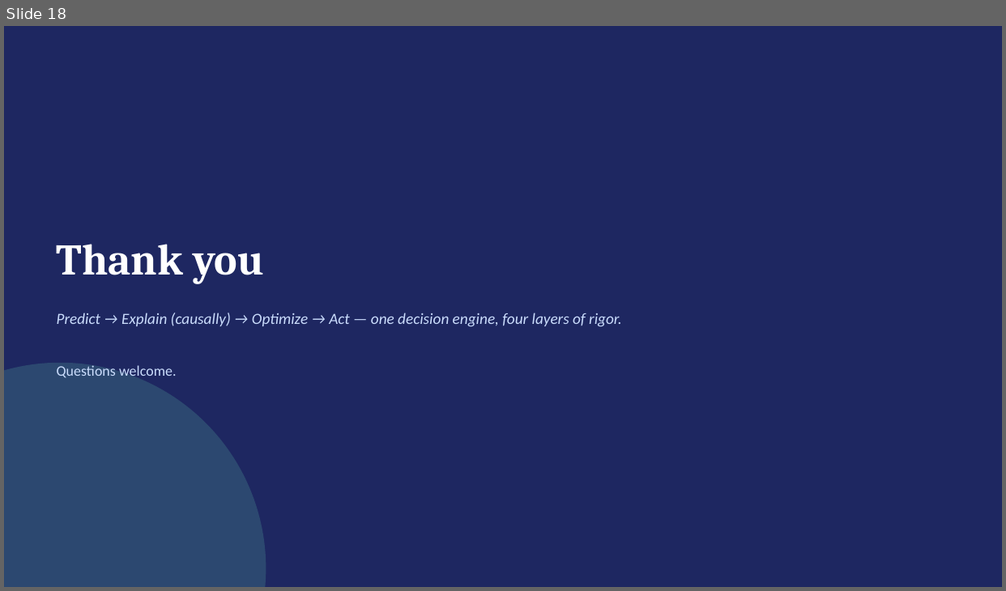
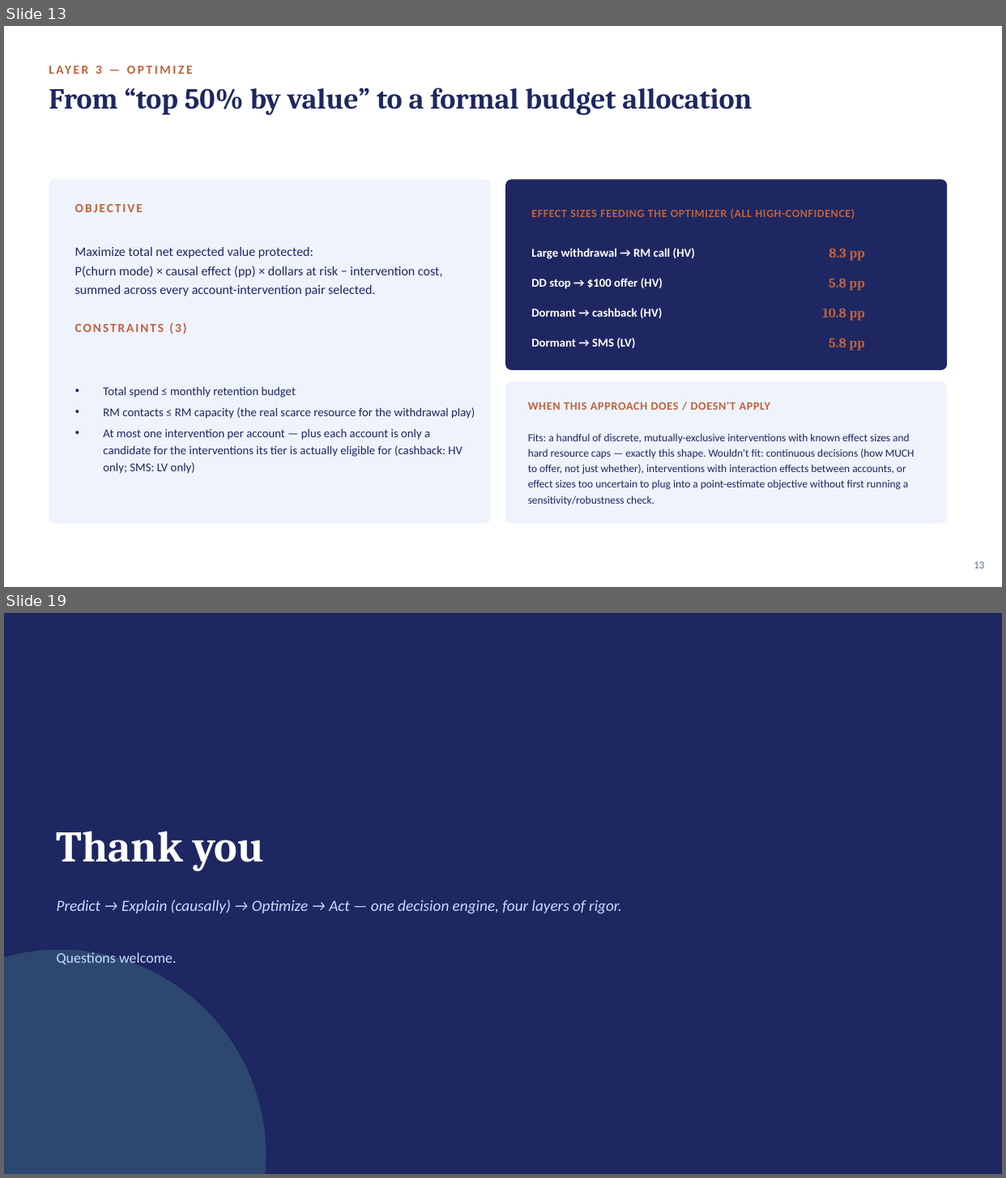
Before and after one commit to crystal1361/DDA-Retention, a slide deck: deck/vanguard_dda_deck.pptx. Shown one above the other, each under a label of ours: slide 18 before the commit, slides 13 and 19 after it; the slides between them are not shown. The pictures are 1006x591 and 1006x1178 pixels, drawn with LibreOffice and Linux fonts; fonts in the diff are those of the drawing. Boxes give left, top, right and bottom in pixels: in the first picture for what was removed or moved away, otherwise in the second. Text is boxed around its words. In the diff, an @@ line names an element or a change of style, - is before the commit and + after.

```diff
--- a/deck/vanguard_dda_deck.pptx
+++ b/deck/vanguard_dda_deck.pptx
@@ slide 13 added at <box>4,26,1002,587</box>, background #FFFFFF @@
@@ text added at <box>96,66,102,74</box>, 12 pt, text #C1613C, bold @@
+LAYER 3 — OPTIMIZE
@@ text added at <box>49,88,752,115</box>, 28 pt, text #1E2761, bold @@
+From “top 50% by value” to a formal budget allocation
@@ rounded rectangle added at <box>49,179,491,524</box>, fill #EEF3FC @@
@@ rounded rectangle added at <box>505,179,948,370</box>, fill #1E2761 @@
@@ text added at <box>75,204,143,212</box>, 12 pt, text #C1613C, bold @@
+OBJECTIVE
@@ text added at <box>531,209,855,219</box>, 10.8 pt, text #C1613C, bold @@
+EFFECT SIZES FEEDING THE OPTIMIZER (ALL HIGH-CONFIDENCE)
@@ text added at <box>75,247,443,297</box>, 12.5 pt, text #1E2761 @@
+Maximize total net expected value protected:
+P(churn mode) × causal effect (pp) × dollars at risk − intervention cost, summed across every account-intervention pair selected.
@@ text added at <box>531,248,695,259</box>, 11.5 pt, text #FFFFFF, bold @@
+Large withdrawal → RM call (HV)
@@ text added at <box>829,248,865,261</box>, 13 pt, text #C1613C, bold @@
+8.3 pp
@@ text added at <box>531,278,663,289</box>, 11.5 pt, text #FFFFFF, bold @@
+DD stop → $100 offer (HV)
@@ text added at <box>829,278,864,291</box>, 13 pt, text #C1613C, bold @@
+5.8 pp
@@ text added at <box>531,308,662,318</box>, 11.5 pt, text #FFFFFF, bold @@
+Dormant → cashback (HV)
@@ text added at <box>822,308,865,321</box>, 13 pt, text #C1613C, bold @@
+10.8 pp
@@ text added at <box>75,323,186,334</box>, 12 pt, text #C1613C, bold @@
+CONSTRAINTS (3)
@@ text added at <box>531,338,635,348</box>, 11.5 pt, text #FFFFFF, bold @@
+Dormant → SMS (LV)
@@ text added at <box>829,338,864,351</box>, 13 pt, text #C1613C, bold @@
+5.8 pp
@@ text added at <box>103,386,475,474</box>, 11.5 pt, text #1E2761 @@
+• Total spend ≤ monthly retention budget
+• RM contacts ≤ RM capacity (the real scarce resource for the withdrawal play)
+• At most one intervention per account — plus each account is only a candidate for the interventions its tier is actually eligible for (cashback: HV only; SMS: LV only)
@@ rounded rectangle added at <box>505,382,948,524</box>, fill #EEF3FC @@
@@ text added at <box>528,402,770,410</box>, 11 pt, text #C1613C, bold @@
+WHEN THIS APPROACH DOES / DOESN'T APPLY
@@ text added at <box>528,433,914,506</box>, 10.5 pt, text #1E2761 @@
+Fits: a handful of discrete, mutually-exclusive interventions with known effect sizes and hard resource caps — exactly this shape. Wouldn't fit: continuous decisions (how MUCH to offer, not just whether), interventions with interaction effects between accounts, or effect sizes too uncertain to plug into a point-estimate objective without first running a sensitivity/robustness check.
@@ text added at <box>974,561,984,569</box>, 10 pt, text #5B6B8C @@
+13
@@ what was slide 18 is now slide 19 @@
```
Also in this commit, not shown: 11 slides changed, 7 other slides added, 6 slides removed, 4 other files.
